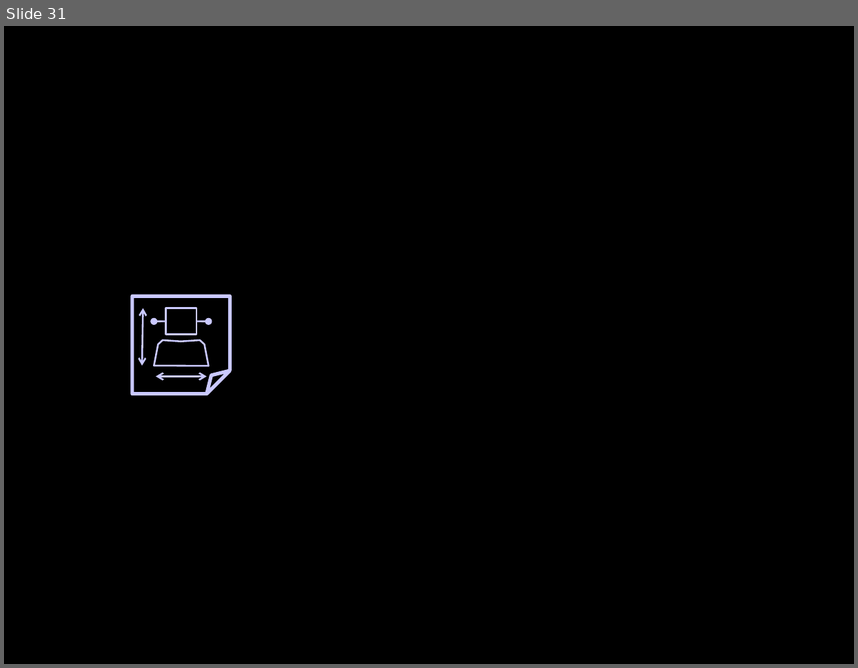
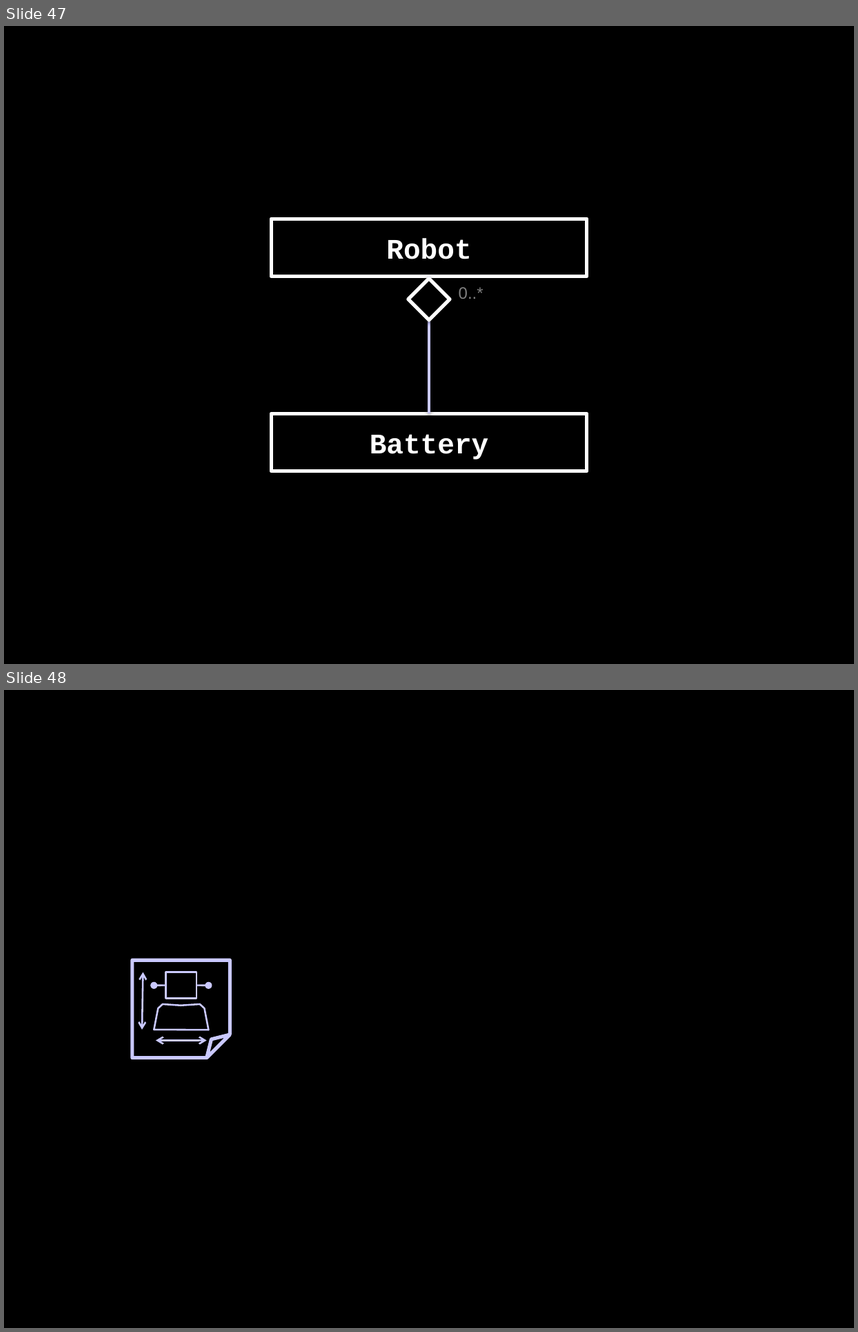
Before and after one commit to socketwench/OOPforObjectHaters, a slide deck: src/OOPforObjectHaters.pptx. Shown one above the other, each under a label of ours: slide 31 before the commit, slides 47 and 48 after it. The pictures are 858x668 and 858x1332 pixels, drawn with LibreOffice and Linux fonts; fonts in the diff are those of the drawing. Boxes give left, top, right and bottom in pixels: in the first picture for what was removed or moved away, otherwise in the second. Text is boxed around its words. In the diff, an @@ line names an element or a change of style, - is before the commit and + after.

```diff
--- a/src/OOPforObjectHaters.pptx
+++ b/src/OOPforObjectHaters.pptx
@@ slide 47 added at (x1=4, y1=26, x2=854, y2=664), background #000000 @@
@@ rectangle added at (x1=271, y1=219, x2=587, y2=276), fill #000000, outline #FFFFFF 3 pt, 24 pt, text #FFFFFF, bold @@
+Robot
@@ diamond added at (x1=408, y1=279, x2=450, y2=320), fill #000000, outline #FFFFFF 3 pt @@
@@ line added from (429, 414) to (429, 276), #CAC9FF 2 pt @@
@@ text added at (x1=459, y1=287, x2=484, y2=299), 14 pt, text #808080 @@
+0..*
@@ rectangle added at (x1=271, y1=414, x2=587, y2=472), fill #000000, outline #FFFFFF 3 pt, 24 pt, text #FFFFFF, bold @@
+Battery
@@ what was slide 31 is now slide 48 @@
```
Also in this commit, not shown: 16 other slides added, 17 other files.
